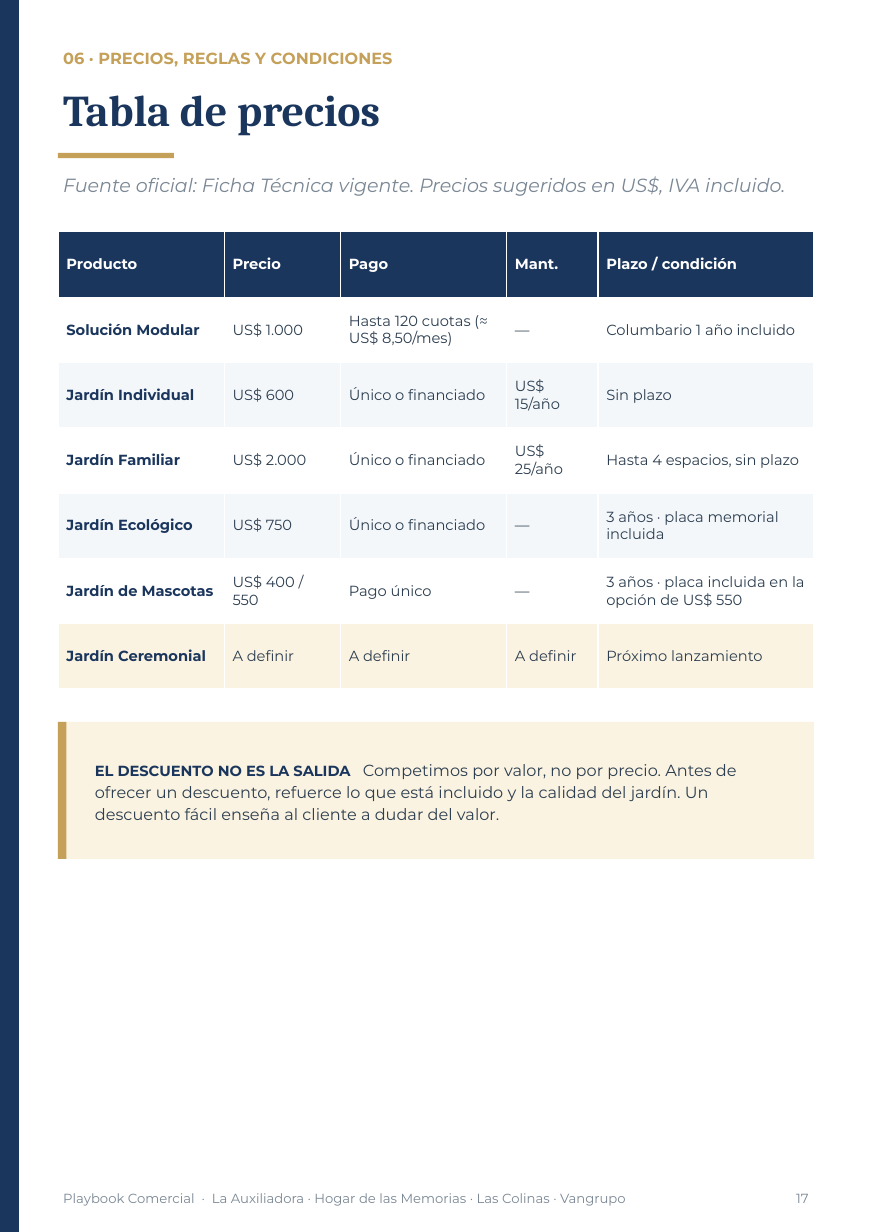
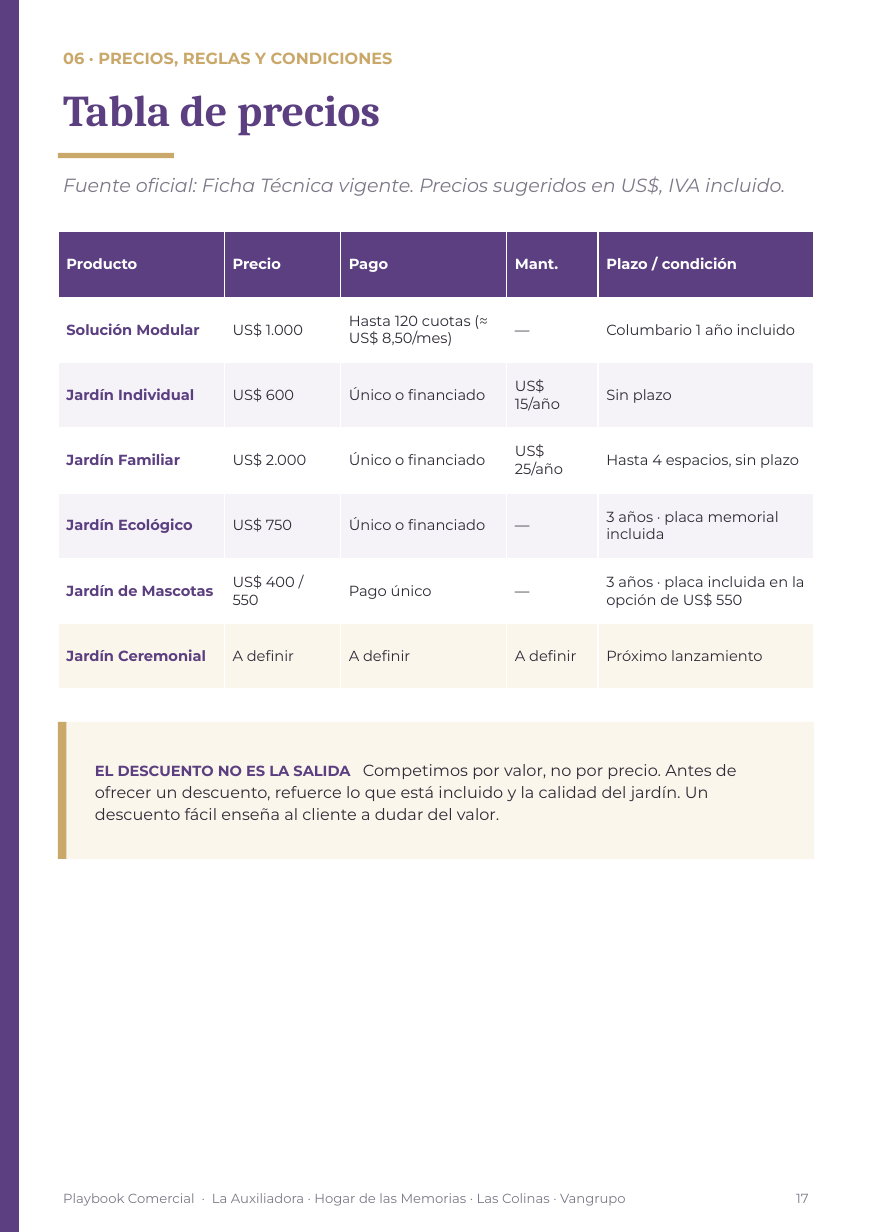
Before and after one commit to os267/teste, a slide deck: slide 17 of playbook/salida/Playbook_Comercial_Cremacion_Vangrupo_Vertical.pptx. Drawn at 872x1232 pixels with LibreOffice and Linux fonts; fonts in the diff are those of the drawing. Boxes give left, top, right and bottom in pixels: in the first picture for what was removed or moved away, otherwise in the second. Text is boxed around its words. In the diff, an @@ line names an element or a change of style, - is before the commit and + after.

```diff
--- a/playbook/salida/Playbook_Comercial_Cremacion_Vangrupo_Vertical.pptx
+++ b/playbook/salida/Playbook_Comercial_Cremacion_Vangrupo_Vertical.pptx
@@ rectangle at (0,0,19,1232): fill #1B365D to #5B3F80 @@
@@ text "06 · PRECIOS, REGLAS Y ..." at (63,52,393,67): text colour #C5A059 to #C9A86A @@
@@ text "Tabla de precios" at (63,95,380,136): text colour #1B365D to #5B3F80 @@
@@ text "Fuente oficial: Ficha Técnica vigente. ..." at (63,176,785,196): text colour #7A8794 to #7D7887 @@
@@ rectangle at (58,153,174,158): fill #C5A059 to #C9A86A @@
@@ table at (58,232,815,690) @@
@@ fill #1B365D to #5B3F80 in row 1 @@
@@ fill #F4F7FA to #F5F2F8 in 10 cells @@
@@ fill #FBF3E1 to #FBF6EC in row 7 @@
@@ text colour #1B365D to #5B3F80 in "Solución Modular", "Jardín Individual", "Jardín Familiar", "Jardín Ecológico" and 2 more places @@
@@ text colour #2C3E50 to #2E2A36 in "US$ 1.000", "Hasta 120 cuotas (≈ US$ 8,50/mes)", "—", "Columbario 1 año incluido" and 20 more places @@
@@ rectangle at (58,722,66,859): fill #C5A059 to #C9A86A @@
@@ rectangle at (58,722,814,859): fill #FBF3E1 to #FBF6EC @@
@@ text "EL DESCUENTO NO ES LA ..." at (95,764,737,820): text colour #1B365D to #5B3F80 in "EL DESCUENTO NO ES LA SALIDA"; text colour #2C3E50 to #2E2A36 in "Competimos por valor, no por precio. Antes ..." @@
@@ text "Playbook Comercial · La Auxiliadora ..." at (63,1193,626,1206): text colour #7A8794 to #7D7887 @@
```
Also in this commit, not shown: 21 other slides changed, 13 other files.
